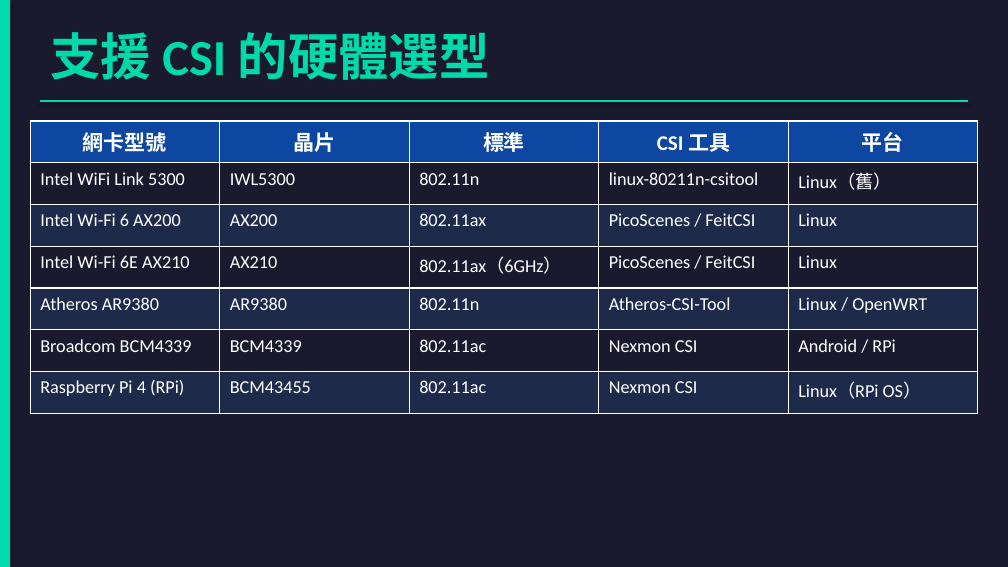
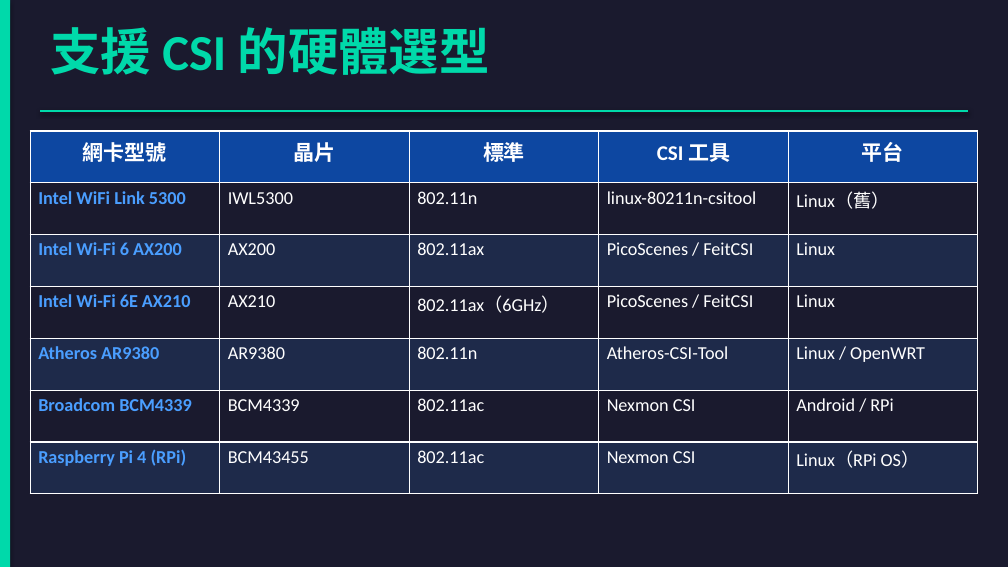
Before and after one commit to jacky92219-cell/network-ppt-project, a slide deck: slide 25 of output/network-card-csi.pptx. Drawn at 1008x567 pixels with LibreOffice and Linux fonts; fonts in the diff are those of the drawing. Boxes give left, top, right and bottom in pixels: in the first picture for what was removed or moved away, otherwise in the second. Text is boxed around its words. In the diff, an @@ line names an element or a change of style, - is before the commit and + after.

```diff
--- a/output/network-card-csi.pptx
+++ b/output/network-card-csi.pptx
@@ text "支援 CSI 的硬體選型": place and size @@
-text "支援 CSI 的硬體選型" at [50, 32, 490, 80]
+text "支援 CSI 的硬體選型" at [50, 27, 490, 75]
@@ line moved from (40, 101) - (968, 101) to (40, 111) - (968, 111) @@
@@ table at [30, 131, 978, 494] @@
@@ text colour #FFFFFF to #4A9EFF, bold on in "Intel WiFi Link 5300", "Intel Wi-Fi 6 AX200", "Intel Wi-Fi 6E AX210", "Atheros AR9380" and 2 more places @@
@@ table: place and size @@
-table at [30, 121, 978, 413]
+table at [30, 131, 978, 494]
```
Also in this commit, not shown: 28 other slides changed, 1 other file.
